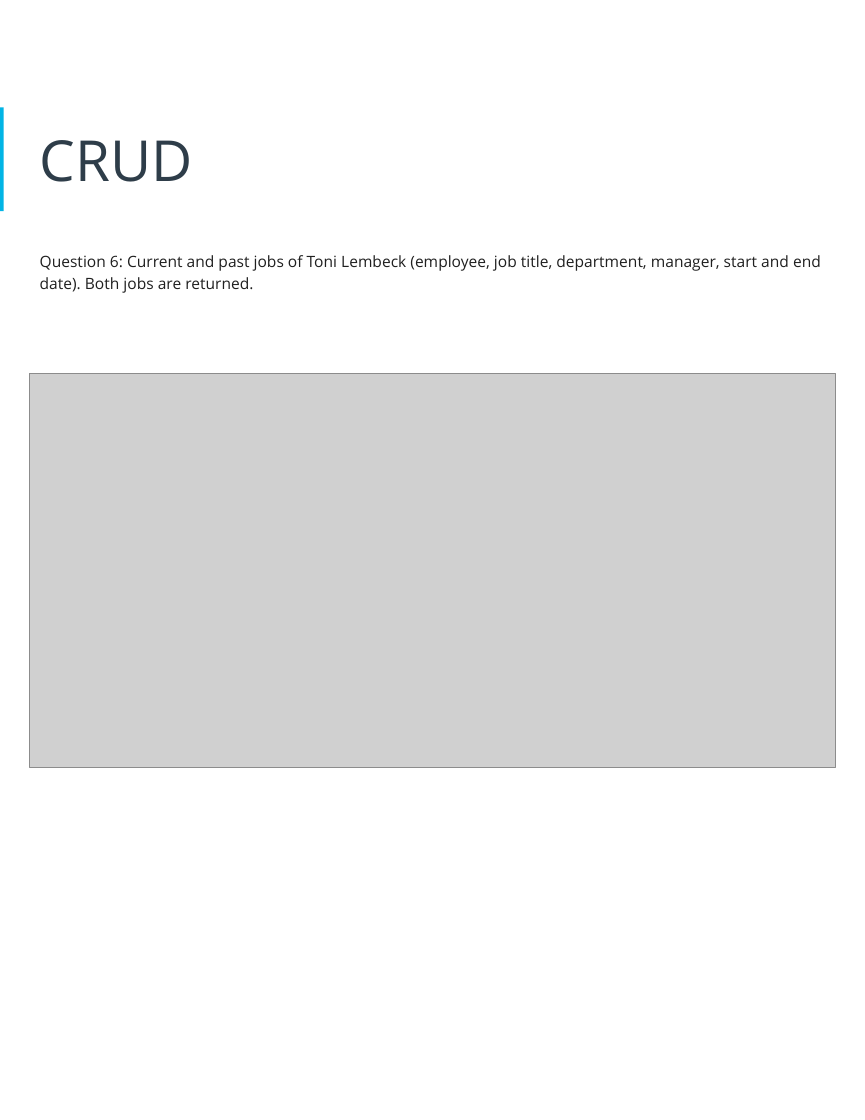
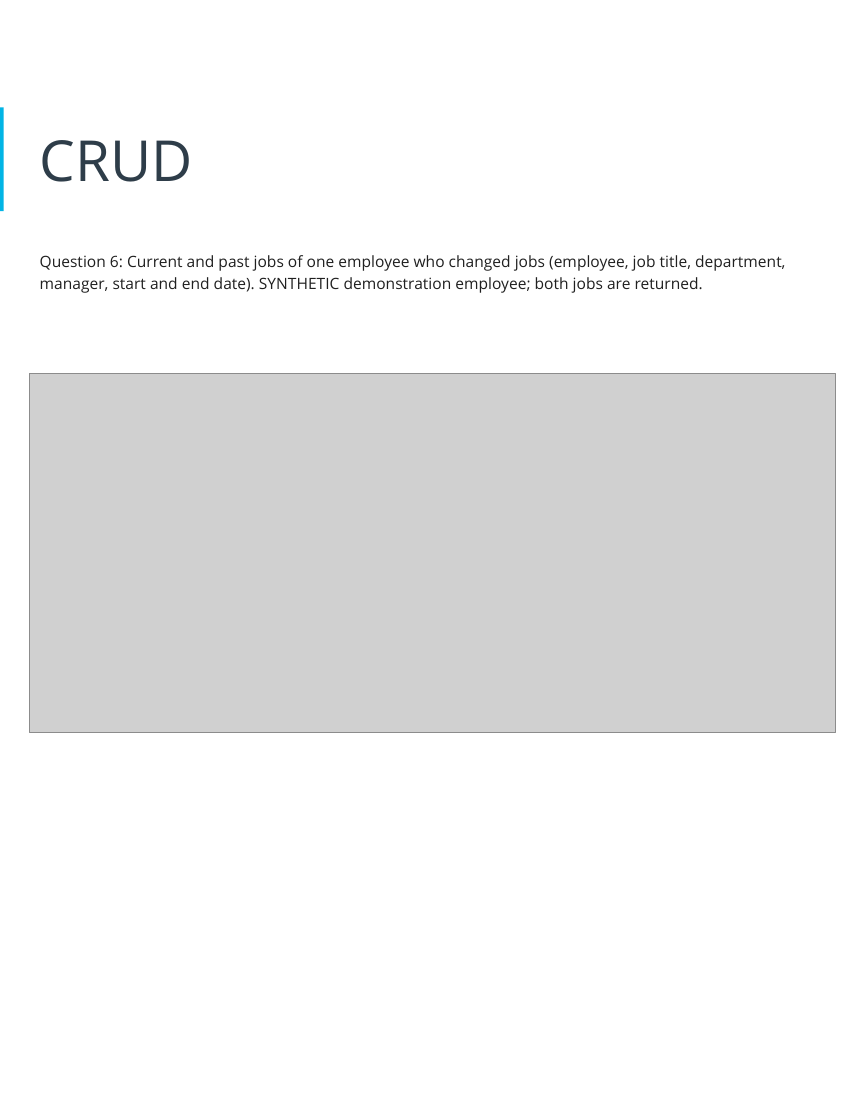
Before and after one commit to adebowalep/hr-database-design, a slide deck: slide 21 of docs/presentation/Tech_ABC_Corp_HR_Database.pptx. Drawn at 865x1120 pixels with LibreOffice and Linux fonts; fonts in the diff are those of the drawing; grey boxes stand for pictures. Boxes give left, top, right and bottom in pixels: in the first picture for what was removed or moved away, otherwise in the second. Text is boxed around its words. In the diff, an @@ line names an element or a change of style, - is before the commit and + after.

```diff
--- a/docs/presentation/Tech_ABC_Corp_HR_Database.pptx
+++ b/docs/presentation/Tech_ABC_Corp_HR_Database.pptx
@@ text at (40,255,785,293): text changed @@
-Question 6: Current and past jobs of Toni Lembeck (employee, job title, department, manager, start and end date). Both jobs are returned.
+Question 6: Current and past jobs of one employee who changed jobs (employee, job title, department, manager, start and end date). SYNTHETIC demonstration employee; both jobs are returned.
@@ picture: place and size @@
-picture at (30,372,835,766)
+picture at (30,372,835,733)
```
Also in this commit, not shown: 8 other slides changed, 27 other files.
